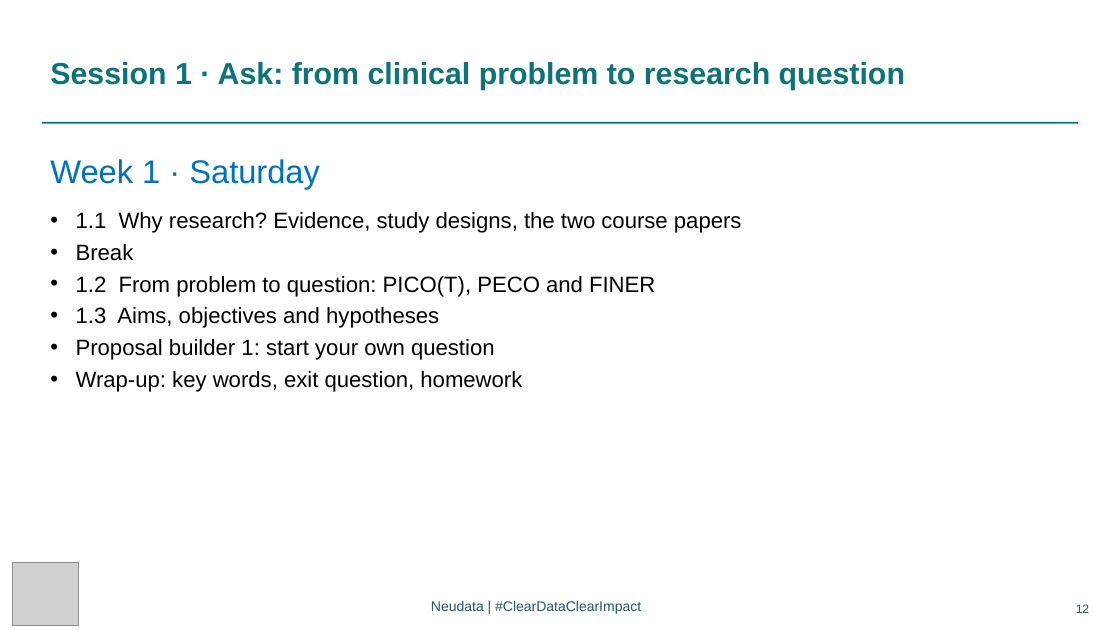
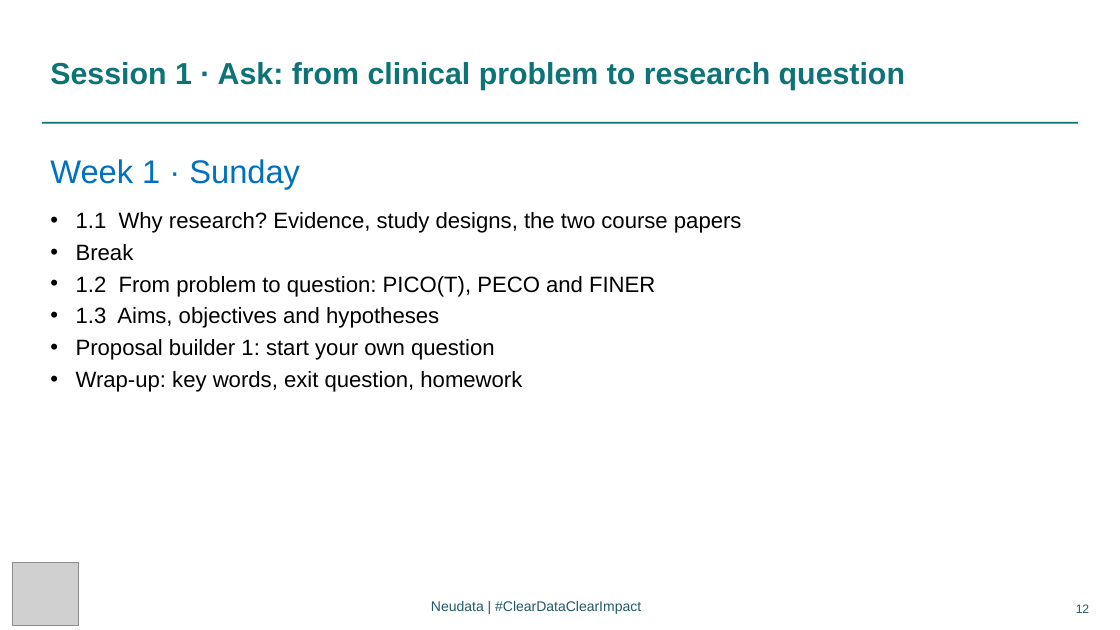
Before and after one commit to neu-data/FoundationsofClinicalResearch, a slide deck: slide 12 of en/files/slides/Session_1_EN.pptx. Drawn at 1120x630 pixels with LibreOffice and Linux fonts; fonts in the diff are those of the drawing; grey boxes stand for pictures. Boxes give left, top, right and bottom in pixels: in the first picture for what was removed or moved away, otherwise in the second. Text is boxed around its words. In the diff, an @@ line names an element or a change of style, - is before the commit and + after.

```diff
--- a/en/files/slides/Session_1_EN.pptx
+++ b/en/files/slides/Session_1_EN.pptx
@@ text at <box>50,159,300,189</box>: text changed @@
-Week 1 · Saturday
+Week 1 · Sunday
```
Also in this commit, not shown: 3 other slides changed, 36 other files.
